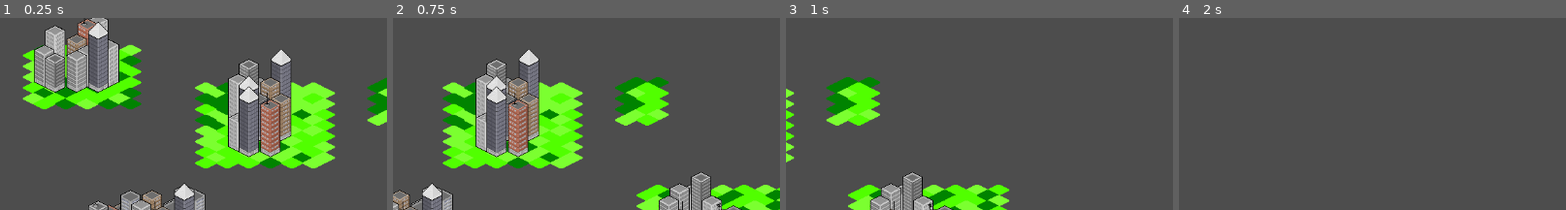
Above: before the commit, frames 1-4 (left to right).
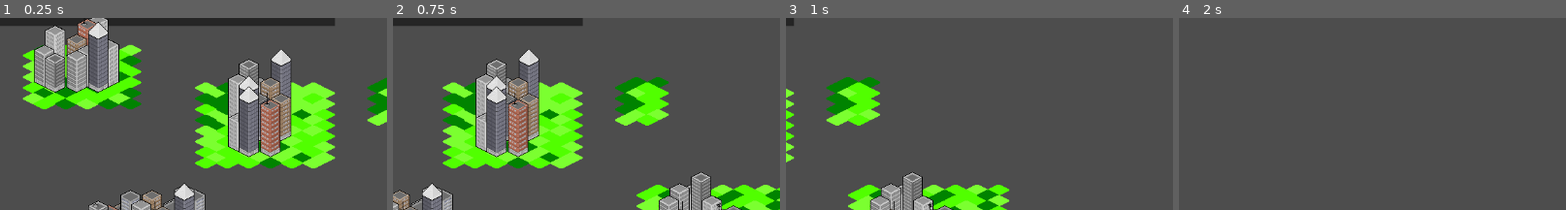
Above: after the commit, the same moments.

Repository: SirThominickIV/Bombardment
Game: Godot game, scene res://Scenes/mainScene.tscn
Two runs of this game, one before a commit and one after it. Both use one fixed random seed, a clock stepped at 60 frames per second and the inputs below.
Inputs (mouse positions are % of the whole screen's width and height, from its top left):
- Up to frame 1 (0.25 s): no input
- Up to frame 2 (0.75 s): tap Enter at 0.5 s; move the mouse to (72, 51) at 0.52 s; hold D (right) from 0.53 s (still down); click (72, 51) at 0.6 s
- Up to frame 3 (1 s): keep holding D (right)
- Up to frame 4 (2 s): move the mouse to (30, 62) at 1.27 s; release D (right) at 1.28 s; hold S (down) from 1.28 s (still down); right-click (30, 62) at 1.35 s
The pictures show only the part of the screen within x 0-50%, y 0-50%; the shares and areas given below are measured in that part.

The runs differ from the first frame. In frame 1, 3.2% of the frame differs, in the area x 0-87%, y 0-5%; in frame 2, 2.0%; in frame 3, less than 0.1%; in frame 4, nothing differs.

Commit message:
Moved textures

Diff:
--- a/Art/Textures/MainTileset.tres
+++ b/Art/Textures/MainTileset.tres
@@ -1,19 +1,19 @@
 [gd_resource type="TileSet" load_steps=13 format=3 uid="uid://c8q0o84qc6r2o"]
 
-[ext_resource type="Texture2D" uid="uid://cyibsk6qr73dp" path="res://Art/Textures/ThomasAndKat/0_Selector.png" id="1_pdwwt"]
-[ext_resource type="Texture2D" uid="uid://bypugurdfr6of" path="res://Art/Textures/ThomasAndKat/2_Earth.png" id="2_1gnib"]
-[ext_resource type="Texture2D" uid="uid://dwaiu6ee47lod" path="res://Art/Textures/ThomasAndKat/13_Fire.png" id="2_yv7e4"]
-[ext_resource type="Texture2D" uid="uid://byouqjew0cmdt" path="res://Art/Textures/ThomasAndKat/6_Residential_Buildings.png" id="3_vu8yj"]
-[ext_resource type="Texture2D" uid="uid://iitrljg4lrfd" path="res://Art/Textures/ThomasAndKat/4_Irradiated_Earth.png" id="4_5pxjp"]
-[ext_resource type="Texture2D" uid="uid://dmer4xlab3d5q" path="res://Art/Textures/ThomasAndKat/5_Debris.png" id="4_40ycf"]
+[ext_resource type="Texture2D" uid="uid://cyibsk6qr73dp" path="res://Art/Textures/TileSetTextures/0_Selector.png" id="1_8d1ak"]
+[ext_resource type="Texture2D" uid="uid://dwaiu6ee47lod" path="res://Art/Textures/TileSetTextures/13_Fire.png" id="2_o55k5"]
+[ext_resource type="Texture2D" uid="uid://bypugurdfr6of" path="res://Art/Textures/TileSetTextures/2_Earth.png" id="3_m5wf8"]
+[ext_resource type="Texture2D" uid="uid://iitrljg4lrfd" path="res://Art/Textures/TileSetTextures/4_Irradiated_Earth.png" id="4_deb6s"]
+[ext_resource type="Texture2D" uid="uid://dmer4xlab3d5q" path="res://Art/Textures/TileSetTextures/5_Debris.png" id="5_m3t51"]
+[ext_resource type="Texture2D" uid="uid://byouqjew0cmdt" path="res://Art/Textures/TileSetTextures/6_Residential_Buildings.png" id="6_5xpya"]
 
 [sub_resource type="TileSetAtlasSource" id="TileSetAtlasSource_0niot"]
-texture = ExtResource("1_pdwwt")
+texture = ExtResource("1_8d1ak")
 texture_region_size = Vector2i(32, 16)
 0:0/0 = 0
 
 [sub_resource type="TileSetAtlasSource" id="TileSetAtlasSource_n8axb"]
-texture = ExtResource("2_yv7e4")
+texture = ExtResource("2_o55k5")
 texture_region_size = Vector2i(32, 32)
 0:0/animation_speed = 10.0
 0:0/animation_mode = 1
@@ -25,7 +25,7 @@
 0:0/0/texture_origin = Vector2i(0, 9)
 
 [sub_resource type="TileSetAtlasSource" id="TileSetAtlasSource_c0bpt"]
-texture = ExtResource("2_1gnib")
+texture = ExtResource("3_m5wf8")
 texture_region_size = Vector2i(32, 16)
 0:0/0 = 0
 1:0/0 = 0
@@ -33,19 +33,19 @@
 3:0/0 = 0
 
 [sub_resource type="TileSetAtlasSource" id="TileSetAtlasSource_lkqtr"]
-texture = ExtResource("4_5pxjp")
+texture = ExtResource("4_deb6s")
 texture_region_size = Vector2i(32, 32)
 0:0/0 = 0
 0:0/0/texture_origin = Vector2i(0, 7)
 
 [sub_resource type="TileSetAtlasSource" id="TileSetAtlasSource_torex"]
-texture = ExtResource("4_40ycf")
+texture = ExtResource("5_m3t51")
 texture_region_size = Vector2i(32, 32)
 0:0/0 = 0
 0:0/0/texture_origin = Vector2i(0, 7)
 
 [sub_resource type="TileSetAtlasSource" id="TileSetAtlasSource_3rx15"]
-texture = ExtResource("3_vu8yj")
+texture = ExtResource("6_5xpya")
 texture_region_size = Vector2i(32, 128)
 0:0/0 = 0
 0:0/0/texture_origin = Vector2i(0, 57)
--- /dev/null
+++ b/Scenes/mainUI.tscn
@@ -0,0 +1,46 @@
+[gd_scene load_steps=2 format=3 uid="uid://5rv4wr5uy7pv"]
+
+[sub_resource type="StyleBoxFlat" id="StyleBoxFlat_ypa7y"]
+bg_color = Color(0.144063, 0.144063, 0.144063, 1)
+corner_radius_top_left = 20
+corner_radius_top_right = 20
+
+[node name="Panel" type="Panel"]
+anchors_preset = 15
+anchor_right = 1.0
+anchor_bottom = 1.0
+grow_horizontal = 2
+grow_vertical = 2
+metadata/_edit_use_anchors_ = true
+
+[node name="Weapon Bar" type="Panel" parent="."]
+custom_minimum_size = Vector2(1000, 50)
+layout_mode = 1
+anchors_preset = 7
+anchor_left = 0.5
+anchor_top = 1.0
+anchor_right = 0.5
+anchor_bottom = 1.0
+offset_left = -503.0
+offset_top = -97.0
+offset_right = 497.0
+offset_bottom = 11.0
+grow_horizontal = 2
+grow_vertical = 0
+theme_override_styles/panel = SubResource("StyleBoxFlat_ypa7y")
+
+[node name="Button" type="Button" parent="Weapon Bar"]
+layout_mode = 1
+anchors_preset = 8
+anchor_left = 0.5
+anchor_top = 0.5
+anchor_right = 0.5
+anchor_bottom = 0.5
+offset_left = -26.0
+offset_top = -24.0
+offset_right = 26.0
+offset_bottom = 27.0
+grow_horizontal = 2
+grow_vertical = 2
+toggle_mode = true
+text = "Standard Artillery"
--- a/Scripts/Definitions/SceneDefs.gd
+++ b/Scripts/Definitions/SceneDefs.gd
@@ -22,5 +22,7 @@
 const FireController = preload("res://Scenes/Controllers/fireController.tscn")
 const SelectorController = preload("res://Scenes/Controllers/selectorController.tscn")
 
+const mainUI = preload("res://Scenes/mainUI.tscn")
+
 # Levels
 const Levels = [preload("res://Scenes/Levels/level01.tscn")]
--- a/Scripts/MainController.gd
+++ b/Scripts/MainController.gd
@@ -9,6 +9,7 @@
 var cameraController
 var fireController
 var selectorController
+var mainUI
 
 var tilemap : ExtendedTilemap = ExtendedTilemap.new()
 
@@ -45,6 +46,9 @@
 	HandOutTileMapLayers()
 	HandOutControllers()
 
+	mainUI = SceneDefs.mainUI.instantiate()
+	add_child(mainUI)
+
 	# Turn off the mouse cursor when inside the window
 	# Eventually this will need to be turned back on when hovering over
 	# UI panels/elements, but this is better for now
--- a/project.godot
+++ b/project.godot
@@ -21,6 +21,10 @@
 ProjectileDefs="*res://Scripts/Definitions/ProjectileDefs.gd"
 SceneDefs="*res://Scripts/Definitions/SceneDefs.gd"
 TileDefs="*res://Scripts/Definitions/TileDefs.gd"
+
+[display]
+
+window/size/mode=2
 
 [editor]
 
Binary file removed: Art/Textures/MergedTileSets/0_selector.png
Binary file removed: Art/Textures/MergedTileSets/13_Fire.png
Binary file removed: Art/Textures/MergedTileSets/14_Burnable_Nature.png
Binary file removed: Art/Textures/MergedTileSets/15_Rocks.png
Binary file removed: Art/Textures/MergedTileSets/2_Earth.png
Binary file removed: Art/Textures/MergedTileSets/3_Water.png
Not shown, removed: Art/Textures/MergedTileSets/3_Water.png.import
Binary file removed: Art/Textures/MergedTileSets/4_Debris.png
Not shown, removed: Art/Textures/MergedTileSets/4_Debris.png.import
Binary file removed: Art/Textures/MergedTileSets/4_Irradiated_earth.png
Binary file removed: Art/Textures/MergedTileSets/6_Residential_Building.png
Not shown, removed: Art/Textures/MergedTileSets/6_Residential_Building.png.import
(and 27 more such lines)
